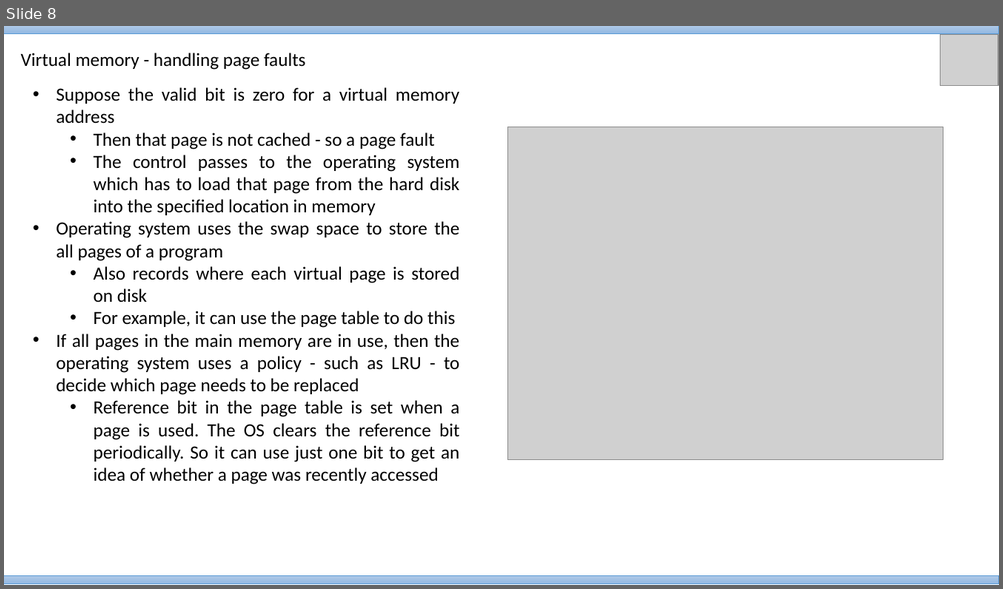
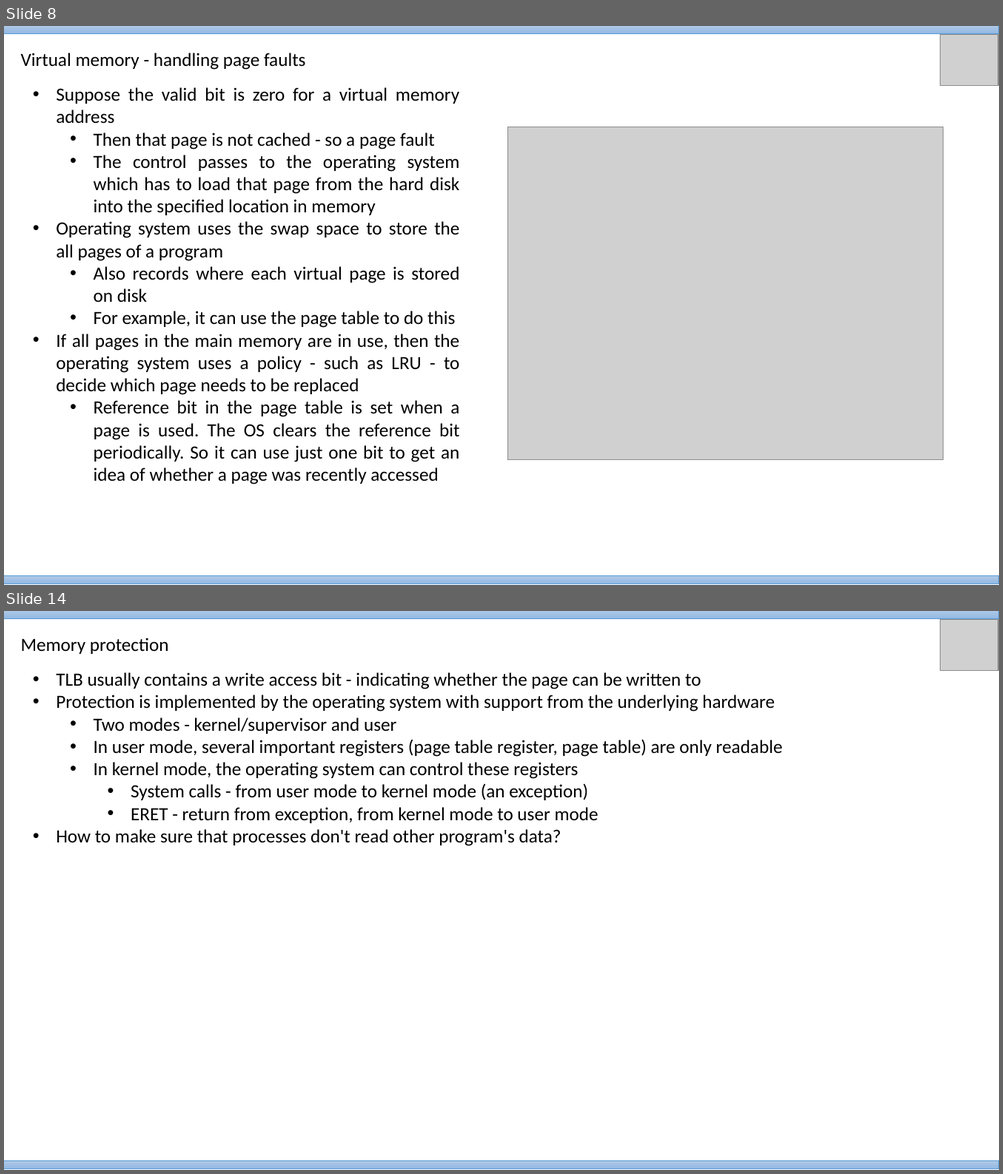
Before and after one commit to VineethBS/vineethbs.github.io, a slide deck: 2017_AV224/Material/Lecture_24.pptx. Shown one above the other, each under a label of ours: slide 8 before the commit, slides 8 and 14 after it; the slides between them are not shown. The pictures are 1003x589 and 1003x1174 pixels, drawn with LibreOffice and Linux fonts; fonts in the diff are those of the drawing; grey boxes stand for pictures. Boxes give left, top, right and bottom in pixels: in the first picture for what was removed or moved away, otherwise in the second. Text is boxed around its words. In the diff, an @@ line names an element or a change of style, - is before the commit and + after.

```diff
--- a/2017_AV224/Material/Lecture_24.pptx
+++ b/2017_AV224/Material/Lecture_24.pptx
@@ slide 14 added at (4,611,999,1170), background #FFFFFF @@
@@ rectangle added at (4,611,999,618), fill gradient #B1CBE9 to #A3C1E5 to #93B9E4, outline #5B9BD5 0.5 pt @@
@@ picture added at (939,620,998,671) @@
@@ text added at (21,638,169,654), 18 pt, text #000000 @@
+Memory protection
@@ text added at (56,672,782,846), 18 pt, text #000000 @@
+• TLB usually contains a write access bit - indicating whether the page can be written to
+• Protection is implemented by the operating system with support from the underlying hardware
+  • Two modes - kernel/supervisor and user
+  • In user mode, several important registers (page table register, page table) are only readable
+  • In kernel mode, the operating system can control these registers
+    • System calls - from user mode to kernel mode (an exception)
+    • ERET - return from exception, from kernel mode to user mode
+• How to make sure that processes don't read other program's data?
@@ rectangle added at (4,1161,999,1169), fill gradient #B1CBE9 to #A3C1E5 to #93B9E4, outline #5B9BD5 0.5 pt @@
```
Also in this commit, not shown: 5 slides changed, 4 other slides added.
